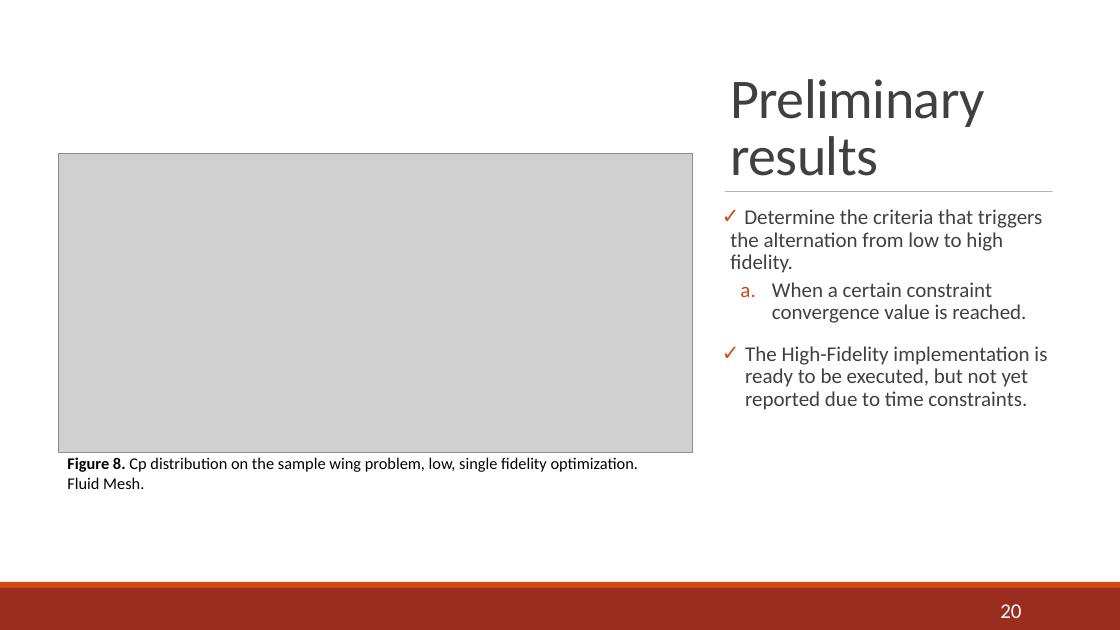
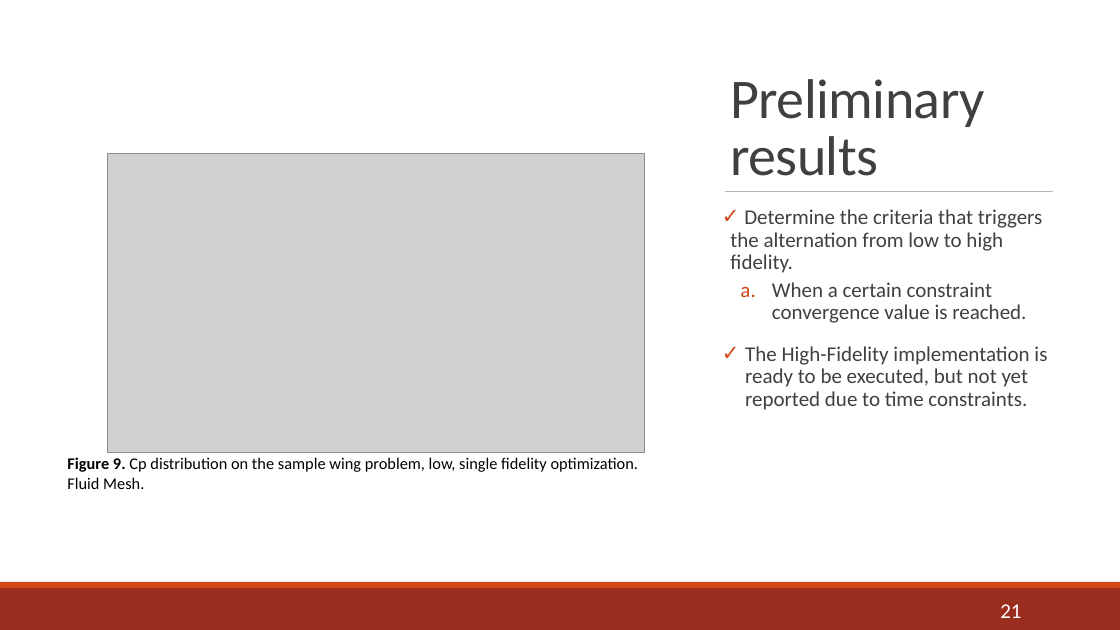
Before and after one commit to mid2SUPAERO/Multifidelity_Aeroelastic_Optmization_BWB, a slide deck: slide 21 of S2 Project Report/1st Project Report Presentation.pptx (slide 20 before the commit). Drawn at 1120x630 pixels with LibreOffice and Linux fonts; fonts in the diff are those of the drawing; grey boxes stand for pictures. Boxes give left, top, right and bottom in pixels: in the first picture for what was removed or moved away, otherwise in the second. Text is boxed around its words. In the diff, an @@ line names an element or a change of style, - is before the commit and + after.

```diff
--- a/S2 Project Report/1st Project Report Presentation.pptx
+++ b/S2 Project Report/1st Project Report Presentation.pptx
@@ picture: place and size @@
-picture at bbox=[58, 154, 693, 452]
+picture at bbox=[108, 154, 644, 452]
@@ text at bbox=[67, 457, 638, 489]: text changed @@
-Figure 8. Cp distribution on the sample wing problem, low, single fidelity optimization. Fluid Mesh.
+Figure 9. Cp distribution on the sample wing problem, low, single fidelity optimization. Fluid Mesh.
@@ page number at bbox=[1000, 604, 1021, 618]: text changed @@
-20
+21
```
Also in this commit, not shown: 5 other slides changed, 1 slide added, 1 slide removed, 1 other file.
